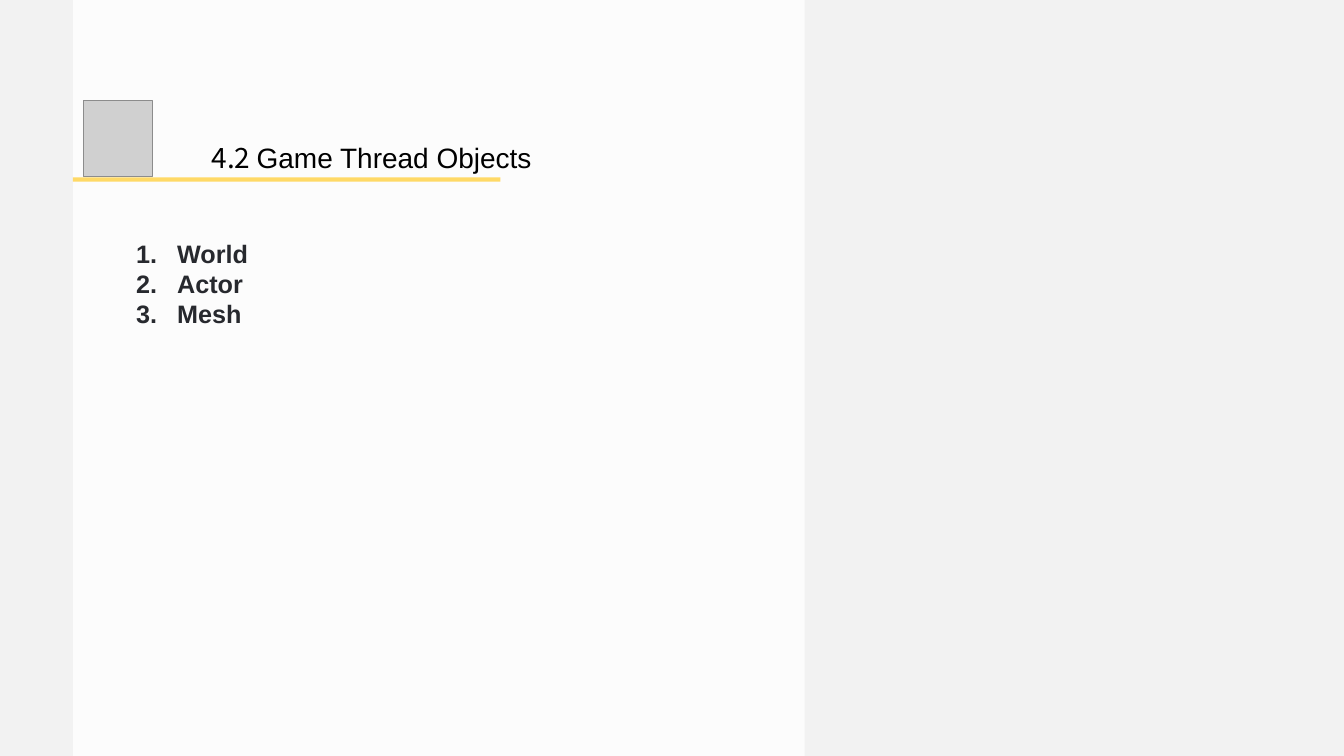
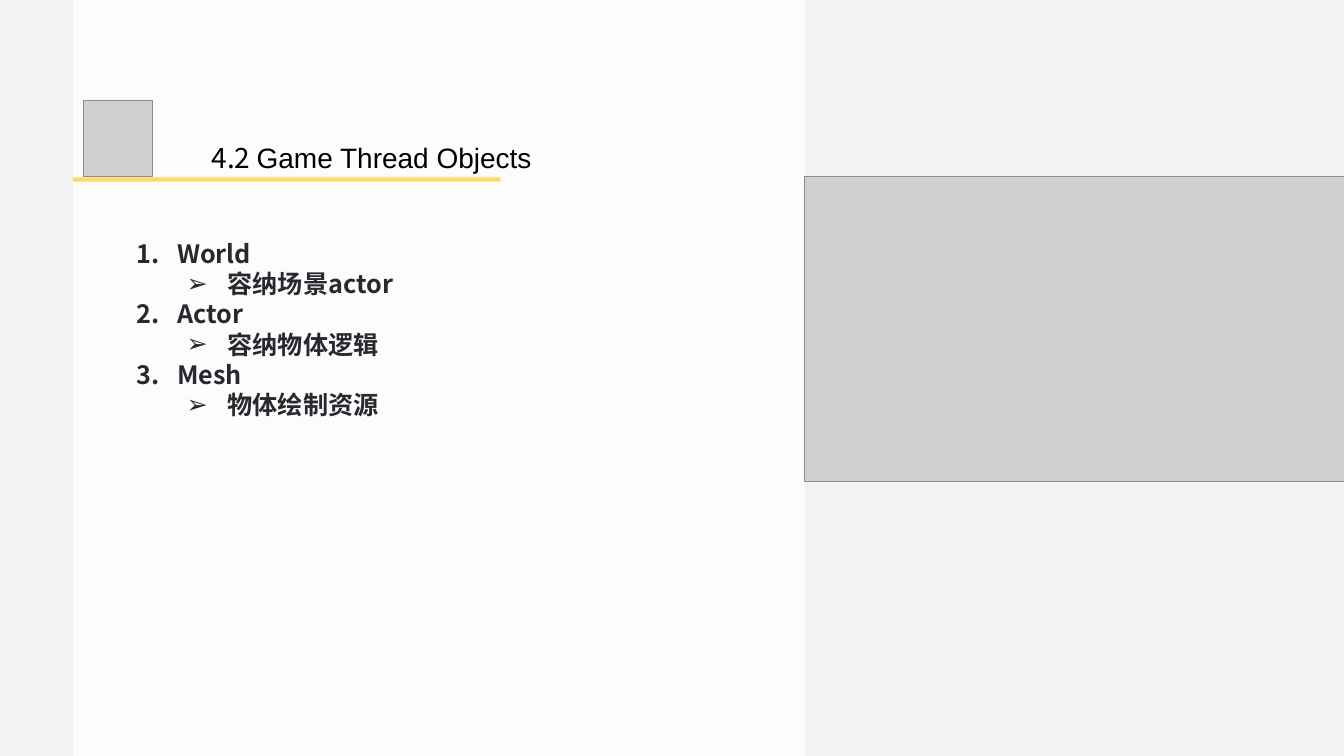
Before and after one commit to doomlover/KSGameEngineTutorials, a slide deck: slide 30 of PPTs/05.深入DX12绘制二.pptx (slide 29 before the commit). Drawn at 1344x756 pixels with LibreOffice and Linux fonts; fonts in the diff are those of the drawing; grey boxes stand for pictures. Boxes give left, top, right and bottom in pixels: in the first picture for what was removed or moved away, otherwise in the second. Text is boxed around its words. In the diff, an @@ line names an element or a change of style, - is before the commit and + after.

```diff
--- a/PPTs/05.深入DX12绘制二.pptx
+++ b/PPTs/05.深入DX12绘制二.pptx
@@ picture added at (805,176,1344,481) @@
@@ text at (177,243,251,385): font Arial to Noto Sans CJK SC in "World", "Actor", "Mesh" @@
@@ text at (227,271,393,296): paragraph added @@
+  ➢ 容纳场景actor
@@ text at (227,332,378,357): paragraph added @@
+  ➢ 容纳物体逻辑
@@ text at (227,392,378,417): paragraph added @@
+  ➢ 物体绘制资源
```
Also in this commit, not shown: 13 other slides changed, 4 slides added, 2 slides removed, 1 other file.
